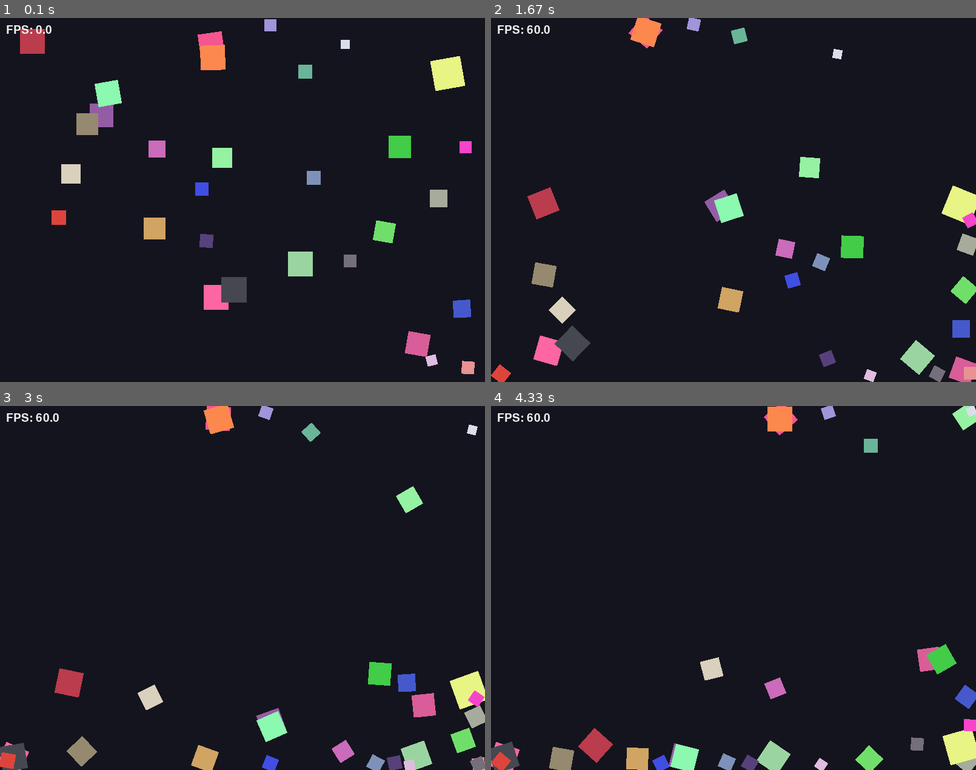
Above: before the commit, frames 1-4 (two rows, left to right).
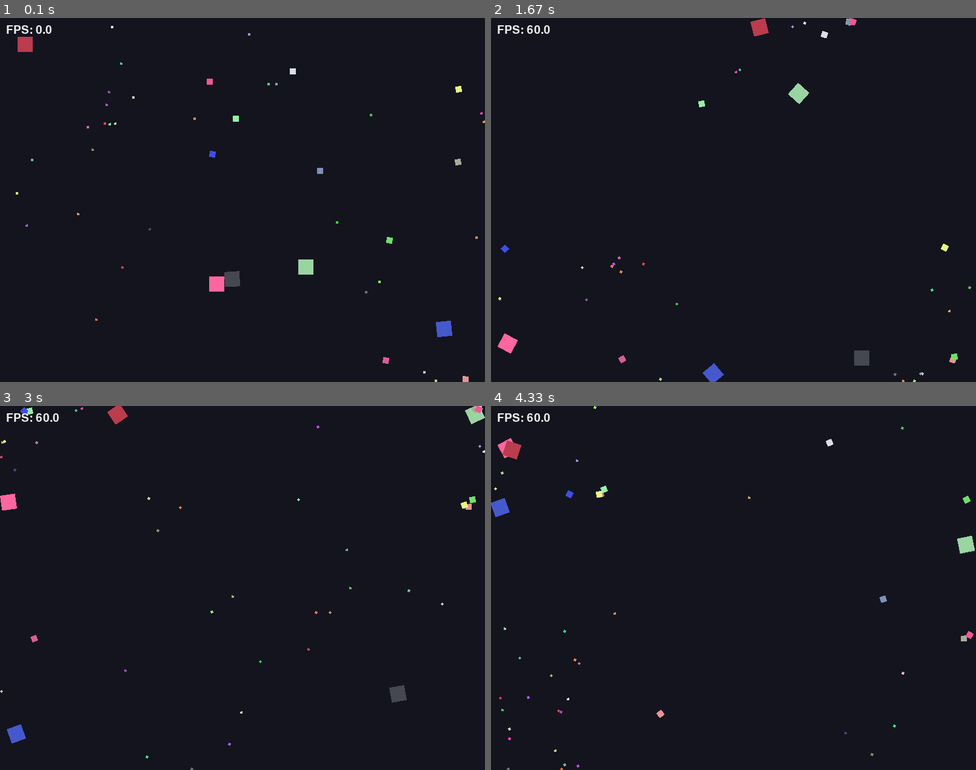
Above: after the commit, the same moments.

Repository: AgentAK2007/lab8-pygame
Game: pygame game, started from main.py
Two runs of this game, one before a commit and one after it. Both use one fixed random seed, a clock stepped at 60 frames per second and the inputs below.
Inputs:
- Up to frame 1 (0.1 s): no input
- Up to frame 2 (1.67 s): no input
- Up to frame 3 (3 s): no input
- Up to frame 4 (4.33 s): no input

The runs differ from the first frame. In frame 1, 6.3% of the frame differs, in the area x 3-100%, y 0-100%; in frame 2, 6.7%, in the area x 0-100%, y 0-100%; in frame 3, 6.1%; in frame 4, 5.8%.

Commit message:
exam: q1 - mix of squares

Diff:
--- a/main.py
+++ b/main.py
@@ -1,86 +1,129 @@
+# 'random' lets us pick random numbers (like for colors or spawning positions).
 import random
+# 'pygame' is the library that actually draws the graphics and opens the game window.
 import pygame
+# 'math' gives us advanced math tools, specifically for calculating distances between points.
 import math
 
-# Window and simulation configuration.
-WINDOW_WIDTH = 800
-WINDOW_HEIGHT = 600
-MIN_SQUARE_SIZE = 15
-MAX_SQUARE_SIZE = 50
+# --- WINDOW AND SIMULATION CONFIGURATION ---
+# (Variables in ALL CAPS are "constants" - settings we don't plan to change while the game runs).
+WINDOW_WIDTH = 800  # The screen will be 800 pixels wide.
+WINDOW_HEIGHT = 600 # The screen will be 600 pixels tall.
+MIN_SQUARE_SIZE = 15 # The smallest a square can possibly be.
+MAX_SQUARE_SIZE = 50 # The largest a square can possibly be.
+# BASE_SPEED is a massive number because it's divided by the square's size later to calculate real speed.
 BASE_SPEED = 7200
-SQUARE_COUNT = 30
-BACKGROUND_COLOR = (20, 20, 30)
-FPS = 60
-
-
+SQUARE_COUNT = 30 # We will spawn exactly 30 squares at the start.
+BACKGROUND_COLOR = (20, 20, 30) # A dark blue/grey background color (Red=20, Green=20, Blue=30).
+FPS = 60 # We want the game to try and run at 60 Frames Per Second.
+
+# --- THE BLUEPRINT FOR A SQUARE ---
 class MovingSquare:
-    def __init__(self) -> None:
-        # Randomize size so smaller squares naturally move faster.
-        self.size = random.randint(MIN_SQUARE_SIZE, MAX_SQUARE_SIZE)
+    # __init__ is the "setup" function. It runs once exactly when a new square is born.
+    #Add 'size: int None = None' to for specific sizes
+    def __init__(self, size: int | None = None) -> None:
+
+        #1. Use provided size, or choose a random one if none is provided.
+        if size is not None:
+            self.size = size
+        else:
+            self.size = random.randint(MIN_SQUARE_SIZE, MAX_SQUARE_SIZE)
+
+        # 2. Calculate speed.
         speed_magnitude = BASE_SPEED / self.size
 
-        # Store position as float to support smooth time-based updates.
+        # 3. Pick a random starting X and Y position on the screen.
+        # We use 'float' (decimals) because time-based movement moves in tiny decimal fractions.
+        # We subtract self.size so it doesn't spawn halfway off the right or bottom edge.
         self.x = float(random.randint(0, WINDOW_WIDTH - self.size))
         self.y = float(random.randint(0, WINDOW_HEIGHT - self.size))
 
-        # Start with a random velocity direction.
+        # 4. Set the starting velocity (vx = speed on X axis, vy = speed on Y axis).
+        # random.choice([-1, 1]) randomly makes the speed positive (right/down) or negative (left/up).
         self.vx = random.choice([-1, 1]) * speed_magnitude
         self.vy = random.choice([-1, 1]) * speed_magnitude
 
+        # 5. Pick a random color. (Red, Green, Blue).
+        # We start at 60 instead of 0 so the colors aren't too dark to see against the background.
         self.color = (
             random.randint(60, 255),
             random.randint(60, 255),
             random.randint(60, 255),
         )
 
-        # Lifecycle Properties
+        # 6. Lifecycle setup. Age starts at 0 seconds.
         self.age = 0.0
+        # Pick a random expiration date between 30 and 180 seconds.
         self.lifespan = random.uniform(30.0, 180.0)
+        # It is born alive, so is_dead starts as False.
         self.is_dead = False
 
-        # Rotation state is independent of movement state.
+        # 7. Setup the spinning visual effect. Angle starts at 0.
         self.angle = 0.0
         self.rotation_speed = 0.0
+
+        # 8. Create a blank Pygame image (Surface) just big enough to hold this square.
+        # SRCALPHA allows it to have a transparent background when it spins.
         self.base_image = pygame.Surface((self.size, self.size), pygame.SRCALPHA)
+        # Paint that blank image with the random color we chose in step 5.
         self.base_image.fill(self.color)
 
+    # --- HELPER: GET CENTER ---
     def get_center(self) -> tuple[float, float]:
-        """Return the center point used for interaction math between squares."""
+        """Return the exact middle pixel of the square."""
+        # Pygame x and y are the TOP-LEFT corner.
+        # To find the middle, we add half of the width to x, and half of the height to y.
         return (self.x + self.size / 2, self.y + self.size / 2)
 
+    # --- HELPER: CALCULATE DISTANCE ---
     def distance_between_centers(self, other: 'MovingSquare') -> float:
-        """Compute Euclidean distance from this square's center to another's."""
+        """Find how many pixels are between this square and another square."""
+        # Get my center (cx1, cy1)
         cx1, cy1 = self.get_center()
+        # Get the other square's center (cx2, cy2)
         cx2, cy2 = other.get_center()
+        # math.hypot does the Pythagorean theorem (a^2 + b^2 = c^2) to find the direct line distance.
         return math.hypot(cx1 - cx2, cy1 - cy2)
 
+    # --- HELPER: FIND THREAT ---
     def find_nearest_larger_square(self, squares: list['MovingSquare']) -> 'MovingSquare | None':
-        """Return the closest square that is strictly larger than this one."""
+        """Look at all squares and find the closest one that is bigger than me."""
+        closest_square = None
+        # Start the minimum distance at "infinity" so the first square we check is guaranteed to be closer.
+        min_distance = float('inf')
+
+        # Loop through every square in the game
+        for other in squares:
+            # If the 'other' square is actually ME, or if it's dead, ignore it and skip to the next loop.
+            if other is self or other.is_dead:
+                continue
+
+            # If the other square is bigger than me...
+            if other.size > self.size:
+                # Calculate how far away it is.
+                dist = self.distance_between_centers(other)
+                # If it's the closest one we've seen so far...
+                if dist < min_distance:
+                    # Update our record of the shortest distance.
+                    min_distance = dist
+                    # Save this square as the current biggest threat.
+                    closest_square = other
+
+        # Return the threat we found (or None if no bigger squares exist).
+        return closest_square
+
+    # --- HELPER: FIND PREY ---
+    def find_nearest_smaller_square(self, squares: list['MovingSquare']) -> 'MovingSquare | None':
+        """Look at all squares and find the closest one that is smaller than me."""
         closest_square = None
         min_distance = float('inf')
 
         for other in squares:
+            # Skip myself and dead squares.
             if other is self or other.is_dead:
                 continue
 
-            if other.size > self.size:
-                dist = self.distance_between_centers(other)
-                if dist < min_distance:
-                    min_distance = dist
-                    closest_square = other
-
-        return closest_square
-
-    def find_nearest_smaller_square(self, squares: list['MovingSquare']) -> 'MovingSquare | None':
-        """Return the closest square that is strictly smaller than this one."""
-        closest_square = None
-        min_distance = float('inf')
-
-        for other in squares:
-            if other is self or other.is_dead:
-                continue
-
-            # Only care about strictly smaller squares for chasing
+            # Exactly the same as above, but we only care if the other square is SMALLER.
             if other.size < self.size:
                 dist = self.distance_between_centers(other)
                 if dist < min_distance:
@@ -89,14 +132,37 @@
 
         return closest_square
 
+    # --- HELPER: MATH TO RUN AWAY ---
     def compute_flee_vector(self, threat: 'MovingSquare') -> tuple[float, float]:
-        """Return a normalized direction vector that points away from a threat."""
+        """Calculate the exact direction pointing directly away from a threat."""
         cx_self, cy_self = self.get_center()
         cx_threat, cy_threat = threat.get_center()
 
-        # Vector pointing from chasing square to self.
+        # To point AWAY from the threat, we subtract the Threat's position FROM Our position.
         dx = cx_self - cx_threat
         dy = cy_self - cy_threat
+
+        # Find the total distance between us.
+        distance = math.hypot(dx, dy)
+        # CRASH PREVENTION: If we are exactly on top of each other, distance is 0.
+        # Dividing by 0 crashes the program, so we return a random direction instead.
+        if distance == 0:
+            return (random.choice([-1, 1]), random.choice([-1, 1]))
+
+        # "Normalize" the vector: divide x and y by the total distance.
+        # This shrinks the arrow to a length of exactly 1. We do this so we only have the DIRECTION,
+        # and we can multiply it by our own speed later.
+        return (dx / distance, dy / distance)
+
+    # --- HELPER: MATH TO CHASE ---
+    def compute_chase_vector(self, prey: 'MovingSquare') -> tuple[float, float]:
+        """Calculate the exact direction pointing directly toward a smaller square."""
+        cx_self, cy_self = self.get_center()
+        cx_prey, cy_prey = prey.get_center()
+
+        # To point TOWARD the prey, we subtract Our position FROM the Prey's position. (Reverse of fleeing).
+        dx = cx_prey - cx_self
+        dy = cy_prey - cy_self
 
         distance = math.hypot(dx, dy)
         if distance == 0:
@@ -104,153 +170,211 @@
 
         return (dx / distance, dy / distance)
 
-    def compute_chase_vector(self, prey: 'MovingSquare') -> tuple[float, float]:
-        """Return a normalized direction vector that points toward a prey."""
-        cx_self, cy_self = self.get_center()
-        cx_prey, cy_prey = prey.get_center()
-
-        # Vector pointing from self TO prey so its inverse of flee.
-        dx = cx_prey - cx_self
-        dy = cy_prey - cy_self
-
-        distance = math.hypot(dx, dy)
-        if distance == 0:
-            return (random.choice([-1, 1]), random.choice([-1, 1]))
-
-        return (dx / distance, dy / distance)
-
+    # --- MAIN BRAIN: MAKE DECISIONS ---
     def apply_steering_and_jitter(self, squares: list['MovingSquare']) -> None:
-        """Steer away from larger squares, chase smaller ones, avoid walls, and keep random motion jitter."""
+        """Decide where to move based on threats, prey, walls, and randomness."""
+        # Find the nearest threat and the nearest prey.
         threat = self.find_nearest_larger_square(squares)
         prey = self.find_nearest_smaller_square(squares)
 
-        # Base speed based on size
+        # Recalculate my natural speed based on my size.
         speed = BASE_SPEED / self.size
 
-        # Priority 1: Self Preservation (Flee if a threat is close)
+        # PRIORITY 1: RUN FOR YOUR LIFE
+        # If there is a threat AND it is closer than 150 pixels...
         if threat and self.distance_between_centers(threat) < 150:
+            # Get the direction to run away (length of 1).
             flee_vx, flee_vy = self.compute_flee_vector(threat)
+            # Multiply that direction by our speed to set our new velocity.
             self.vx = flee_vx * speed
             self.vy = flee_vy * speed
 
-        # Priority 2: Hunt (Chase if prey is in range and no immediate threat exists)
+        # PRIORITY 2: HUNT FOR FOOD
+        # Only happens if Priority 1 didn't trigger. If prey is closer than 200 pixels...
         elif prey and self.distance_between_centers(prey) < 200:
+            # Get the direction pointing at the prey.
             chase_vx, chase_vy = self.compute_chase_vector(prey)
+            # Multiply direction by speed.
             self.vx = chase_vx * speed
             self.vy = chase_vy * speed
 
-        # --- NEW: Margin Bounce Logic ---
-        margin = 50 # Distance from the edge where the bounce starts
-        turn_factor = speed * 0.1 # How strongly it steers away from the wall
-
+        # --- AVOID WALLS (MARGIN BOUNCE) ---
+        # Don't wait to hit the wall. Start pushing away when 50 pixels close to it.
+        margin = 50
+        # turn_factor is how hard the invisible wall pushes back.
+        turn_factor = speed * 0.1
+
+        # If too close to left wall, push right (positive vx)
         if self.x < margin:
             self.vx += turn_factor
+        # If too close to right wall, push left (negative vx)
         if self.x > WINDOW_WIDTH - self.size - margin:
             self.vx -= turn_factor
+        # If too close to top wall, push down (positive vy)
         if self.y < margin:
             self.vy += turn_factor
+        # If too close to bottom wall, push up (negative vy)
         if self.y > WINDOW_HEIGHT - self.size - margin:
             self.vy -= turn_factor
 
-        # Normalize the velocity after the margin bounce so they don't speed up infinitely
+        # Because pushing away from walls adds speed, we might go too fast.
+        # We calculate our current speed...
         current_speed = math.hypot(self.vx, self.vy)
         if current_speed > 0:
+            # ...and shrink it back down to our natural max speed (normalization again).
             self.vx = (self.vx / current_speed) * speed
             self.vy = (self.vy / current_speed) * speed
-        # ---------------------------------
-
-        # Blend steering with small random changes to avoid straight rigid movement.
+
+        # --- RANDOM WIGGLES (JITTER) ---
+        # 5% chance every single frame to wiggle slightly off path.
         if random.random() < 0.05:
+            # Add or subtract 30 to our velocity randomly.
             self.vx += random.choice([-30.0, 30.0])
             self.vy += random.choice([-30.0, 30.0])
 
-            # Cap the speed slightly higher than the base speed to allow for the jitter
+            # Cap the speed so wiggles don't stack up and make us move at super-speed.
             max_speed = speed * 1.2
             self.vx = max(-max_speed, min(max_speed, self.vx))
             self.vy = max(-max_speed, min(max_speed, self.vy))
 
-        # Apply random angular acceleration for visual variety and randomness.
+        # 10% chance to randomly change how fast we are visually spinning.
         if random.random() < 0.10:
             self.rotation_speed += random.choice([-120.0, 120.0])
 
+        # Don't spin faster than 360 degrees per second.
         self.rotation_speed = max(-360.0, min(360.0, self.rotation_speed))
 
+    # --- APPLY THE MOVEMENT ---
     def update(self, squares: list['MovingSquare'], dt: float) -> None:
-        """Update steering and position using time-based motion."""
-        # Aging Logic
+        """Apply age, call the brain, and actually change the X/Y coordinates."""
+
+        # AGING: Add the tiny fraction of a second (dt) that passed to our age.
         self.age += dt
+        # If our age is higher than our randomly chosen death date...
         if self.age >= self.lifespan:
+            # Mark as dead and STOP doing anything else in this function.
             self.is_dead = True
-            return  # Stop moving if dead
-
-        # Updates Steering state before applying movement.
+            return
+
+        # Call the "Brain" function above to figure out our self.vx and self.vy.
         self.apply_steering_and_jitter(squares)
 
-        # WALL OVERRIDE: If touching a wall and trying to move into it, force the velocity away from the wall
+        # ABSOLUTE WALL BOUNCE (Failsafe in case Margin Bounce fails)
+        # If we hit the absolute left edge (x <= 0) and are moving left (vx < 0)...
         if self.x <= 0 and self.vx < 0:
-            self.vx = abs(self.vx)
+            self.vx = abs(self.vx) # Force velocity positive (move right).
+        # Same for right edge...
         elif self.x >= WINDOW_WIDTH - self.size and self.vx > 0:
-            self.vx = -abs(self.vx)
-
+            self.vx = -abs(self.vx) # Force velocity negative (move left).
+
+        # Same for top edge...
         if self.y <= 0 and self.vy < 0:
             self.vy = abs(self.vy)
+        # Same for bottom edge...
         elif self.y >= WINDOW_HEIGHT - self.size and self.vy > 0:
             self.vy = -abs(self.vy)
 
-        # Time-based integration
+        # TIME-BASED INTEGRATION: The most important math!
+        # Distance = Velocity * Time.
+        # We multiply our speed by 'dt' so movement is smooth regardless of computer lag.
         self.x += self.vx * dt
         self.y += self.vy * dt
+        # Spin the square based on time too.
         self.angle = (self.angle + self.rotation_speed * dt) % 360
 
-        # Strictly clamp position to the game's boundaries so they never slip out
+        # CLAMPING: Absolutely force the X and Y coordinates to stay inside the window.
+        # min() and max() trap the number so it can never be less than 0 or greater than the width.
         self.x = max(0, min(self.x, float(WINDOW_WIDTH - self.size)))
         self.y = max(0, min(self.y, float(WINDOW_HEIGHT - self.size)))
 
+    # --- DRAW IT TO THE SCREEN ---
     def draw(self, surface: pygame.Surface) -> None:
-        """Draw the square as a rotated sprite centered on its current position."""
+        """Stamp the square's image onto the main game window."""
+        # Create a new version of the image that is rotated by 'self.angle'.
         rotated_image = pygame.transform.rotate(self.base_image, self.angle)
+        # Find the center of where the square SHOULD be.
         center_x = self.x + self.size / 2
         center_y = self.y + self.size / 2
+        # Wrap an invisible box (rect) around the rotated image, and pin it to the exact center.
+        # This stops the square from wobbling off-center when it spins.
         new_rect = rotated_image.get_rect(center=(center_x, center_y))
+        # 'Blit' is Pygame's word for 'stamp'. Stamp the image onto the screen at the calculated position.
         surface.blit(rotated_image, new_rect.topleft)
 
-
+# --- MAIN GAME LOOP ---
 def main() -> None:
-    """Initialize pygame, run the main loop, and render simulation + FPS overlay."""
+    # Turn on the Pygame engine.
     pygame.init()
+    # Open the game window to our width and height.
     screen = pygame.display.set_mode((WINDOW_WIDTH, WINDOW_HEIGHT))
+    # Name the window.
     pygame.display.set_caption("Random Moving Squares with Lifecycle and Chase")
+    # Create a clock to keep track of Time and Frames Per Second.
     clock = pygame.time.Clock()
+    # Create a font so we can write the FPS on the screen.
     fps_font = pygame.font.SysFont(None, 28)
 
-    squares = [MovingSquare() for _ in range(SQUARE_COUNT)]
-
+    #empty list to hold squares
+    squares = []
+
+    #Spawn 5 squares of size 25
+    for _ in range(5):
+        squares.append(MovingSquare(size=25))
+
+    #Spawn 10 squares of size 10
+    for _ in range(10):
+        squares.append(MovingSquare(size=10))
+
+    #pawn 30 squares of size 4
+    for _ in range(30):
+        squares.append(MovingSquare(size=4))
+
+    # The game runs as long as this is True.
     running = True
     while running:
+        # Tick the clock. This forces the game to run at 60 FPS maximum.
+        # It returns milliseconds. We divide by 1000 to get 'dt' (Delta Time in seconds).
         dt = clock.tick(FPS) / 1000.0
 
+        # Look for events (like the user clicking the red X on the window).
         for event in pygame.event.get():
+            # If they clicked the red X...
             if event.type == pygame.QUIT:
+                # Break the while loop to close the game.
                 running = False
 
+        # 1. UPDATE ALL SQUARES
         for square in squares:
+            # Tell every square to do its math, update its age, and move.
             square.update(squares, dt)
 
-        # Rebirth Logic
+        # 2. REBIRTH LOGIC
+        # Loop through the list of squares by their index number (0, 1, 2, etc.)
         for i in range(len(squares)):
+            # If the square at this spot says it's dead...
             if squares[i].is_dead:
+                # Overwrite it completely with a brand new MovingSquare()
                 squares[i] = MovingSquare()
 
+        # 3. DRAWING
+        # Wipe the screen clean with the background color (hides the old frames).
         screen.fill(BACKGROUND_COLOR)
+        # Tell every square to draw itself on the clean screen.
         for square in squares:
             square.draw(screen)
 
+        # Create an image of the text showing the current Frames Per Second.
         fps_surface = fps_font.render(f"FPS: {clock.get_fps():.1f}", True, (240, 240, 240))
+        # Stamp the FPS text into the top-left corner (x=10, y=10).
         screen.blit(fps_surface, (10, 10))
 
+        # Pygame draws everything on a hidden screen first to prevent flickering.
+        # display.flip() swaps the hidden screen to the visible monitor.
         pygame.display.flip()
 
+    # If the while loop breaks, safely shut down the Pygame engine.
     pygame.quit()
 
+# This is a Python rule. It just means "If I run this file directly, start the main() function".
 if __name__ == "__main__":
     main()
